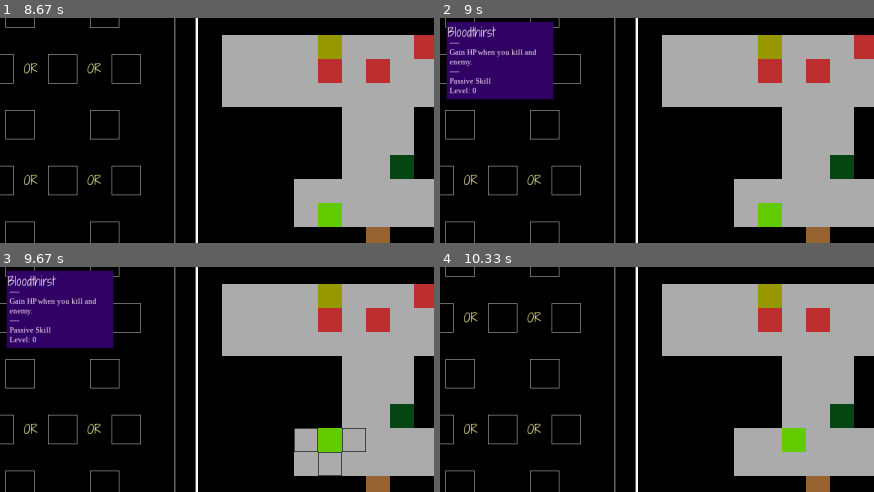
Above: before the commit, frames 1-4 (two rows, left to right).
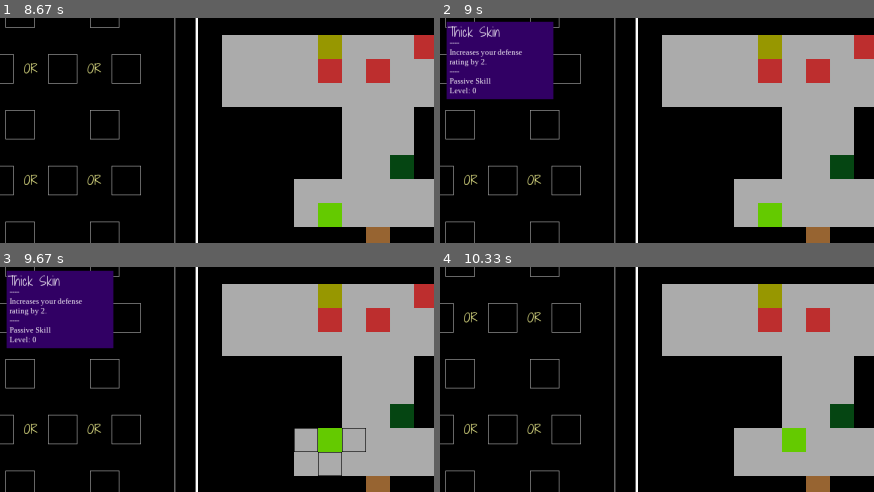
Above: after the commit, the same moments.

Repository: sohraub/untitled_pygame
Game: pygame game, started from main.py
The game is run twice, just before and just after one commit, with the same random seed, the same clock (stepped at 60 frames per second) and the same inputs.
Inputs (mouse positions are % of the whole screen's width and height, from its top left):
- Up to frame 1 (8.67 s): hold Left 0.33-0.87 s; hold Down 0.9-1.2 s; tap 2 at 1.05, 2.15 s; click (47, 73) at 1.33 s; click (14, 50) at 1.72 s; hold Left 2-2.4 s; hold Up 2.43-2.8 s; tap T at 2.58, 4.02, 5.28, 6.45, 7.85 s; hold Right 2.83-3.47 s; tap 1 at 2.98, 4.42, 5.78, 6.95, 8.18 s; click (14, 50) at 3.62 s; hold Down 3.87-4.23 s; hold Left 4.27-4.73 s; click (16, 64) at 4.88 s; hold Right 5.13-5.6 s; hold Up 5.63-5.93 s; move the mouse to (88, 84) at 5.97 s; click (88, 84) at 6.07 s; hold Right 6.3-6.77 s; hold Left 6.8-7.33 s; click (24, 74) at 7.47 s; hold Down 7.7-8 s; hold Left 8.03-8.43 s; click (87, 62) at 8.58 s
- Up to frame 2 (9 s): click (19, 30) at 8.88 s
- Up to frame 3 (9.67 s): hold Up 9.17-9.53 s; tap 1 at 9.32 s; move the mouse to (13, 74) at 9.57 s
- Up to frame 4 (10.33 s): click (13, 74) at 9.67 s; hold Right from 9.9 s (still down); tap T at 10.05 s
The pictures show only the part of the screen within x 6-56%, y 29-79%; the shares and areas given below are measured in that part.

Frame 1 is identical in both runs. In frame 2, 0.8% of the frame differs, in the area x 1-23%, y 3-22%; in frame 3, 0.8%; in frame 4, nothing differs.

Commit message:
added functions to apply defensive-combat passives and on-kill effects

Diff:
--- a/element_lists/enemy_list.py
+++ b/element_lists/enemy_list.py
@@ -11,10 +11,10 @@
 
 
 large_rat = Enemy(display_name='Large Rat', name='large_rat',
-                  attributes={'str':3, 'dex':2, 'int': 1, 'end':3, 'vit':5, 'wis':1})
+                  attributes={'str':5, 'dex':2, 'int': 1, 'end':3, 'vit':5, 'wis':1})
 
 zombie = Enemy(display_name='Zombie', name='zombie',
-               attributes={'str':4, 'dex':3, 'int':2, 'end':3, 'vit':6, 'wis':2})
+               attributes={'str':6, 'dex':3, 'int':2, 'end':3, 'vit':6, 'wis':2})
 
 
 # Enemies will be grouped by tier, and when enemies are generated, the Game class will pull randomly
--- a/element_lists/passive_abilities.py
+++ b/element_lists/passive_abilities.py
@@ -1,8 +1,16 @@
 from game_elements.ability import PassiveAbility
 
 
-calculated_strikes = PassiveAbility(name='Calculated Strikes', description='Increases your critical-hit rate.',
+calculated_strikes = PassiveAbility(name='Calculated Strikes', description='Increases your critical-hit rate by {} %.',
                                     mod_group='combat', specific_mod='crit_rate', value=5)
 
-bloodthirst = PassiveAbility(name='Bloodthirst', description='Gain HP when you kill and enemy.',
+bloodthirst = PassiveAbility(name='Bloodthirst', description='Gain {} HP when you kill and enemy.',
                              mod_group='on_kill', specific_mod='gain_hp', value=2)
+
+deadly_momentum = PassiveAbility(name='Deadly Momentum',
+                                 description='Reduce all ability cooldowns by {} when you kill an enemy.',
+                                 mod_group='on_kill', specific_mod='cooldown_reduction', value=2)
+
+thick_skin = PassiveAbility(name='Thick Skin',
+                            description='Increases your defense rating by {}.', mod_group='combat',
+                            specific_mod='base_def', value=2)
--- a/game_elements/ability.py
+++ b/game_elements/ability.py
@@ -12,7 +12,7 @@
         :param level: Int, the level of the skill which determines the numbers behind its effectiveness.
         """
         self.name = name
-        self.description = parse_description(description, char_limit=30)
+        self.description = description
         self.active = active
         self.level = level
 
--- a/game_elements/classes/warrior.py
+++ b/game_elements/classes/warrior.py
@@ -90,7 +90,7 @@
                           targeting_function_params={'radius': 4}, function=leap_slam_func, level=0, cooldown=10,
                           save_target=True, multi_target=[(1, 0), (0, 1), (-1, 0), (0, -1)])
 
-from element_lists.passive_abilities import calculated_strikes, bloodthirst
+from element_lists.passive_abilities import calculated_strikes, bloodthirst, deadly_momentum, thick_skin
 
 SKILL_TREE = {
     "active_1": [
@@ -109,7 +109,7 @@
             'level_prereq': 2,
         },
         {
-            'ability': bloodthirst,
+            'ability': thick_skin,
             'level_prereq': 2,
         }
     ],
--- a/game_elements/enemy.py
+++ b/game_elements/enemy.py
@@ -61,6 +61,7 @@
         base_damage = max(self.attributes['str'] - target.attributes['end'] - target.def_rating, 1)
         base_accuracy = 70 + 5 * (self.attributes['dex'] - target.attributes['dex'])
         crit_chance = self.attributes['dex'] + (self.attributes['wis'] - target.attributes['wis'])
+        base_damage, base_accuracy = target.apply_defensive_combat_passives(base_damage, base_accuracy)
 
         if random.randint(0, 100) <= crit_chance:
             base_damage = 2 * base_damage
--- a/game_elements/player.py
+++ b/game_elements/player.py
@@ -224,6 +224,7 @@
         console_text[0] += f"You dealt {base_damage} damage to {target.display_name}. "
         target.hp[0] = max(target.hp[0] - base_damage, 0)
         if target.hp[0] == 0:
+            self.apply_on_kill_passives()
             from game_elements.enemy import death_phrases
             console_text.append(random.choice(death_phrases))
         return console_text
@@ -325,6 +326,26 @@
         base_crit += combat_passives.get('crit_rate', 0)
         base_accuracy += combat_passives.get('base_acc', 0)
         return base_damage, base_crit, base_accuracy
+
+    def apply_defensive_combat_passives(self, base_damage, base_accuracy):
+        """
+        Similar to the offensive-combat variant, except this function is called during the enemy.basic_attack()
+        function and only applies to the player's defensive bonuses.
+        """
+        combat_passives = self.passive_abilities['combat']
+        base_damage = max(base_damage - combat_passives.get('base_def', 0), 0)
+        base_accuracy = max(base_accuracy - combat_passives.get('avoid', 0), 0)
+        return base_damage, base_accuracy
+
+    def apply_on_kill_passives(self):
+        """When a player kills an enemy, apply all the on-kill effects from their passives, if any."""
+        on_kill_passives = self.passive_abilities['on_kill']
+        self.hp[0] = min(self.hp[0] + on_kill_passives.get('gain_hp', 0), self.hp[1])
+        self.mp[0] = min(self.mp[0] + on_kill_passives.get('gain_mp', 0), self.mp[1])
+        if on_kill_passives.get('cooldown_reduction', False):
+            for ability in self.active_abilities:
+                if ability.turns_left:
+                    ability.turns_left = max(0, ability.turns_left - on_kill_passives['cooldown_reduction'])
 
     def apply_attribute_changes(self):
         """
--- a/rendering/player_panel_renderer.py
+++ b/rendering/player_panel_renderer.py
@@ -5,6 +5,7 @@
 from config import WINDOW_HEIGHT, TOP_LEFT_X, SIDE_PANEL_HEIGHT, SIDE_PANEL_LENGTH, font_SIL
 from game_elements.element_config_values import INVENTORY_LIMIT, INVENTORY_ROW_LENGTH
 from rendering.window_renderer import MAIN_WINDOW, FONT_15, FONT_20, FONT_30, FONT_TNR_12, draw_detail_window
+from utility_functions import parse_description
 
 """
 Module for rendering the player panel on the left side of the screen. All the drawing functions return the rectangle
@@ -508,14 +509,15 @@
         top_left_y = mouse_pos[1] - (1.5 * ITEM_TOOLTIP_HEIGHT)
     else:
         top_left_y = mouse_pos[1]
-    if ability.get('cooldown', False):  # Ability will only have a cooldown entry if it's an active ability
+    if ability['active']:
         draw_active_ability_details(ability, top_left_x, top_left_y, player_mp)
     else:  # Otherwise it is a passive ability
         draw_passive_ability_details(ability, top_left_x, top_left_y)
 
 def draw_active_ability_details(ability, top_left_x, top_left_y, player_mp):
-    window_body = ['----'] + ability['description'] + ['----', 'Active Skill', f'Level: {ability["level"]}',
-                                            f'Cooldown: {ability["cooldown"]}', f'MP Cost: {ability["mp_cost"]}']
+    parsed_description = parse_description(ability['description'], char_limit=30)
+    window_body = ['----'] + parsed_description + ['----', 'Active Skill', f'Level: {ability["level"]}',
+                                                   f'Cooldown: {ability["cooldown"]}', f'MP Cost: {ability["mp_cost"]}']
     if player_mp is not None:
         if ability['turns_left'] > 0:  # Only display 'turns left' info if the ability is on cooldown
             window_body.append(f'Turns left on cooldown: {ability["turns_left"]}')
@@ -525,7 +527,8 @@
                        rect_dimensions=(top_left_x, top_left_y, ITEM_TOOLTIP_LENGTH, 1.5 * ITEM_TOOLTIP_HEIGHT))
 
 def draw_passive_ability_details(ability, top_left_x, top_left_y):
-    window_body = ['----'] + ability['description'] + ['----', 'Passive Skill', f'Level: {ability["level"]}']
+    parsed_description = parse_description(ability['description'].format(ability['value']), char_limit=30)
+    window_body = ['----'] + parsed_description + ['----', 'Passive Skill', f'Level: {ability["level"]}']
     draw_detail_window(header_string=ability['name'], body_strings=window_body, auto_window_height=True,
                        rect_dimensions=(top_left_x, top_left_y, ITEM_TOOLTIP_LENGTH, 0))
 
